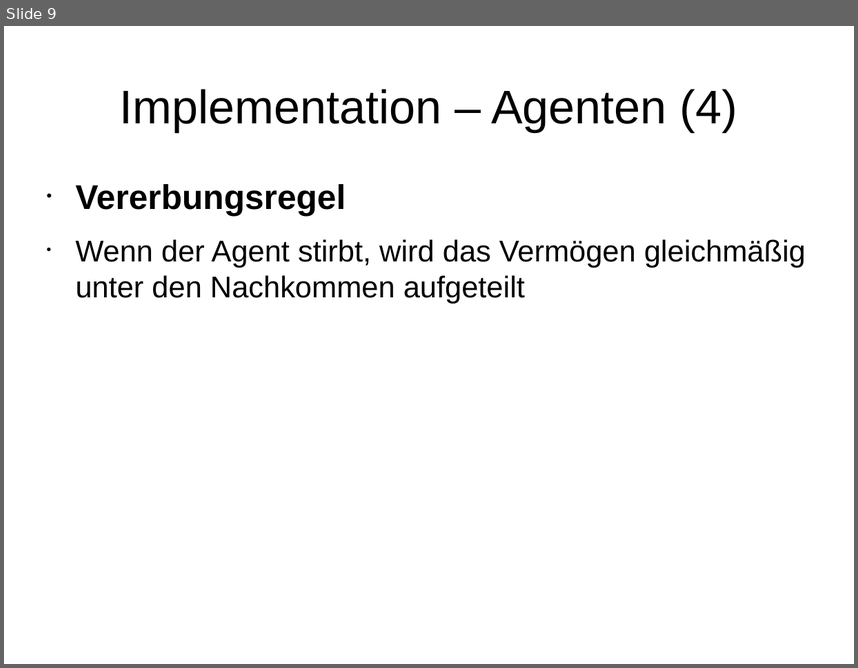
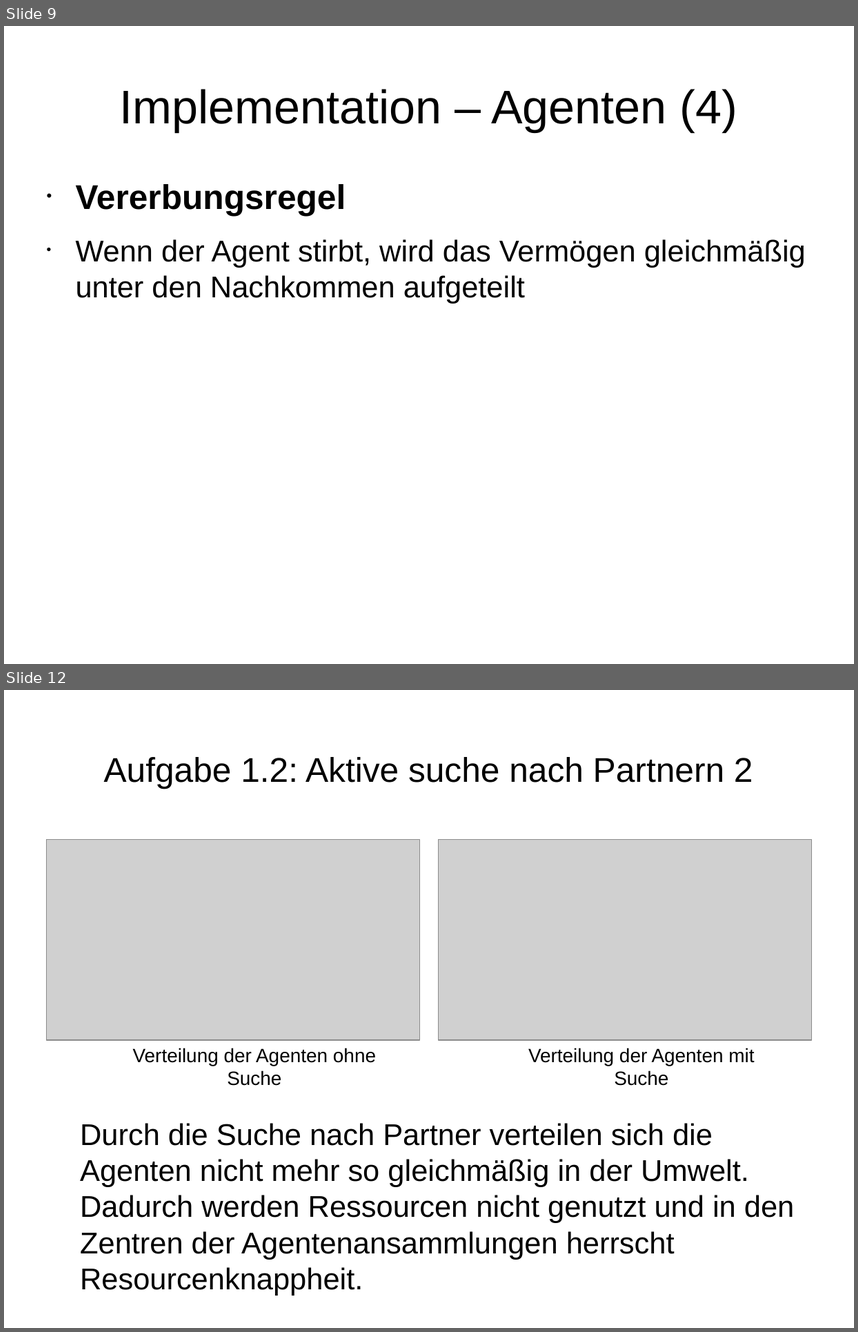
Before and after one commit to wsmirnow/Sugarscape, a slide deck: Presentation/Presentation.odp. Shown one above the other, each under a label of ours: slide 9 before the commit, slides 9 and 12 after it; the slides between them are not shown. The pictures are 858x668 and 858x1332 pixels, drawn with LibreOffice and Linux fonts; fonts in the diff are those of the drawing; grey boxes stand for pictures. Boxes give left, top, right and bottom in pixels: in the first picture for what was removed or moved away, otherwise in the second. Text is boxed around its words. In the diff, an @@ line names an element or a change of style, - is before the commit and + after.

Commit message:
Aufgaben bearbeitet und kommentiert

```diff
--- a/Presentation/Presentation.odp
+++ b/Presentation/Presentation.odp
@@ slide 12 added at (4,690,854,1328), background #FFFFFF @@
@@ title added at (104,757,753,789), 32 pt, text #000000 @@
+Aufgabe 1.2: Aktive suche nach Partnern 2
@@ picture added at (46,839,420,1039) @@
@@ picture added at (438,839,812,1039) @@
@@ text added at (133,1047,376,1085), 18 pt, text #000000 @@
+Verteilung der Agenten ohne Suche
@@ text added at (528,1047,754,1085), 18 pt, text #000000 @@
+Verteilung der Agenten mit Suche
@@ text added at (80,1123,794,1295), 28 pt, text #000000 @@
+Durch die Suche nach Partner verteilen sich die Agenten nicht mehr so gleichmäßig in der Umwelt. Dadurch werden Ressourcen nicht genutzt und in den Zentren der Agentenansammlungen herrscht Resourcenknappheit.
```
Also in this commit, not shown: 9 other slides added.
